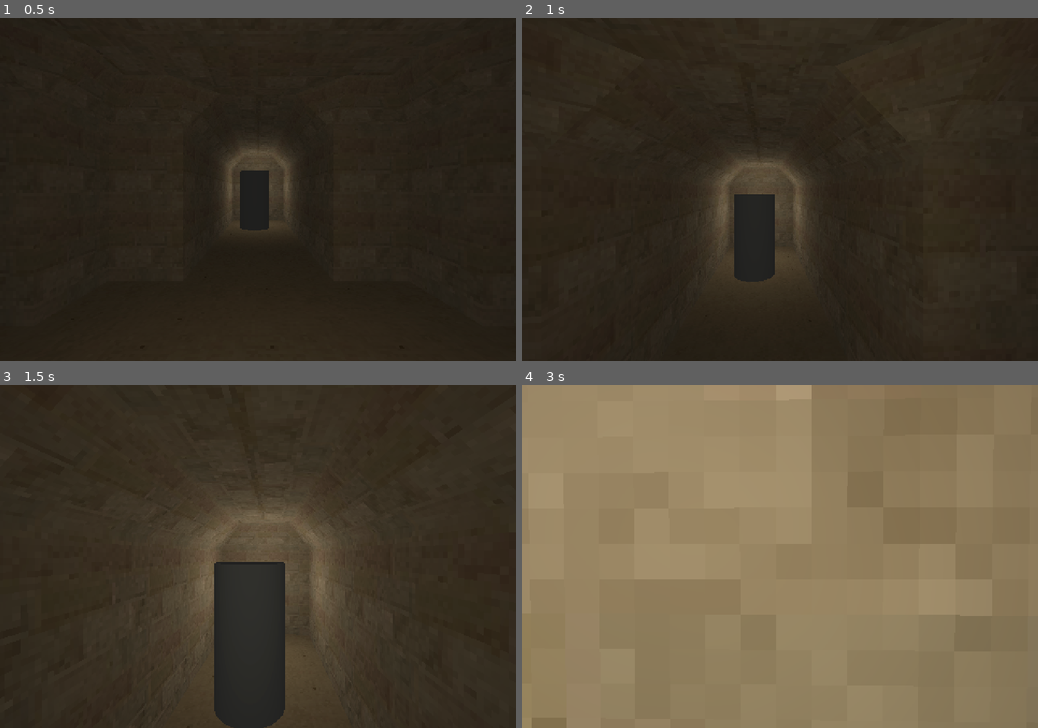
Above: before the commit, frames 1-4 (two rows, left to right).
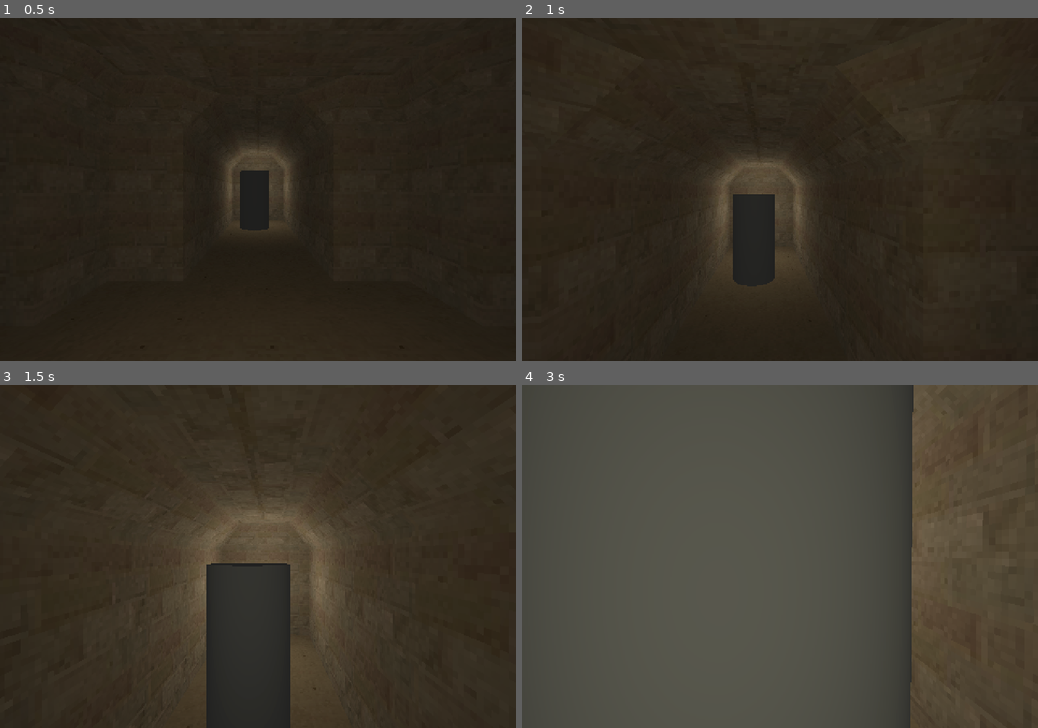
Above: after the commit, the same moments.

Repository: roblesch/walking-simulator
Game: Godot game, scene res://levels/dungeon/dungeon.tscn
Two runs of this game, one before a commit and one after it. Both use one fixed random seed, a clock stepped at 60 frames per second and the inputs below.
Inputs (mouse positions are in pixels of both pictures, inside the frame that each line leads up to):
- Up to frame 1 (0.5 s): no input
- Up to frame 2 (1 s): tap Enter at 0.5 s; move the mouse to (805, 189) at 0.52 s; hold W (moveUp) from 0.53 s (still down); click (805, 189) at 0.6 s; tap Space (Jump) at 0.77 s
- Up to frame 3 (1.5 s): keep holding W (moveUp); move the mouse to (232, 556) at 1.27 s; click (232, 556) at 1.35 s
- Up to frame 4 (3 s): keep holding W (moveUp); tap Space (Jump) at 1.52 s; move the mouse to (790, 549) at 2.02 s; hold Ctrl 2.03-2.78 s; click (790, 549) at 2.3 s; move the mouse to (774, 563) at 2.77 s; click (774, 563) at 2.85 s

Frame 1 is identical in both runs. In frame 2, 0.1% of the frame differs, in the area x 40-49%, y 51-79%; in frame 3, 1.4%; in frame 4, 100%, in the area x 0-100%, y 0-100%.

Commit message:
Angel starts/stops upon looking at entity
- If player is aiming at angel, angel will stop, else will move towards player

Diff:
--- a/walking-simulator/levels/dungeon/dungeon.gd
+++ b/walking-simulator/levels/dungeon/dungeon.gd
@@ -1,3 +1,3 @@
 extends Node3D
 
-signal looking_at_angel()
+signal looking_at_angel(isTrue)
--- a/walking-simulator/player/player.gd
+++ b/walking-simulator/player/player.gd
@@ -16,7 +16,7 @@
 var mouse_relative_y = 0
 var bulletHoles = []
 
-signal looking_at_angel()
+signal looking_at_angel(isTrue)
 
 # Get the gravity from the project settings to be synced with RigidBody nodes.
 var gravity = ProjectSettings.get_setting("physics/3d/default_gravity")
@@ -70,6 +70,12 @@
 		mouse_relative_x = clamp(event.relative.x, -50, 50)
 		mouse_relative_y = clamp(event.relative.y, -50, 10)
 
+	if gunRay.is_colliding():
+		if "WeepingAngel" in gunRay.get_collider().get_name():
+			looking_at_angel.emit(true)
+		else:
+			looking_at_angel.emit(false)
+
 	# Create a bullet hole on the surface the player "shoots"
 	if Input.is_action_just_pressed("Shoot"):
 		# No hit, no hole
@@ -93,9 +99,6 @@
 			Vector3.UP if abs(gunRay.get_collision_normal().dot(Vector3.UP)) < 1
 			else Vector3.FORWARD)
 
-		if "WeepingAngel" in gunRay.get_collider().get_name():
-			looking_at_angel.emit()
-
 		# This doesn't really work, the velocity gets overriden by skull physics.
 		# The skull can accumulate velocity (acceleration) but that's hard...
 		if "Skull" in gunRay.get_collider().get_name():
--- a/walking-simulator/weeping_angel.gd
+++ b/walking-simulator/weeping_angel.gd
@@ -24,5 +24,5 @@
 
 	move_and_slide()
 
-func _on_player_looking_at_angel():
-	isSeen = not isSeen
+func _on_player_looking_at_angel(isTrue):
+	isSeen = isTrue
